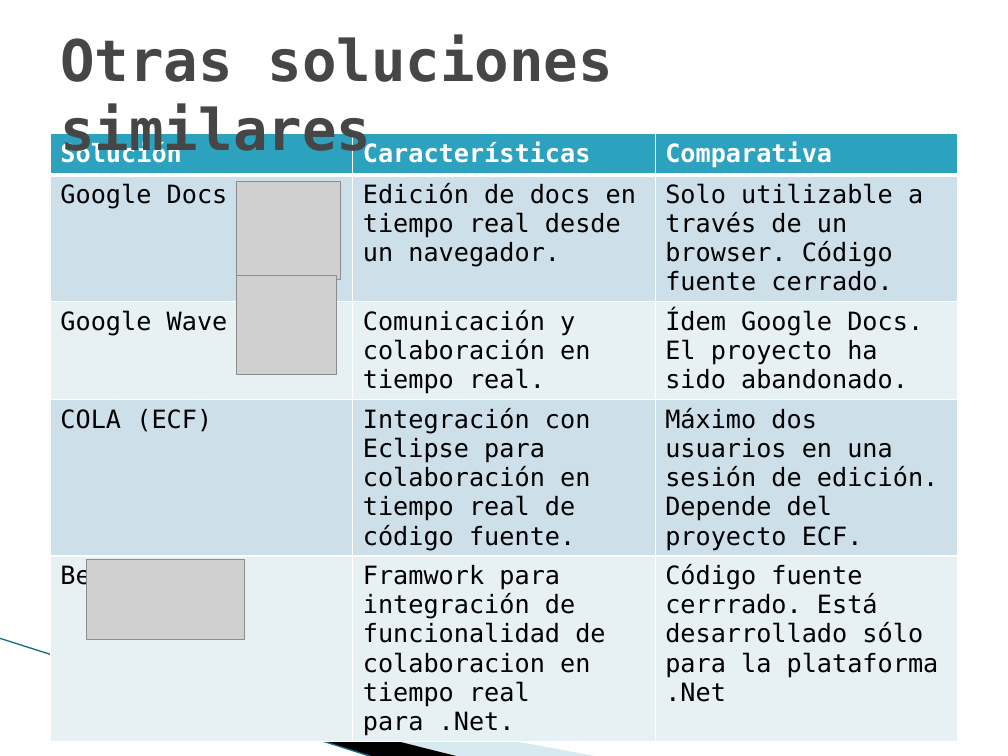
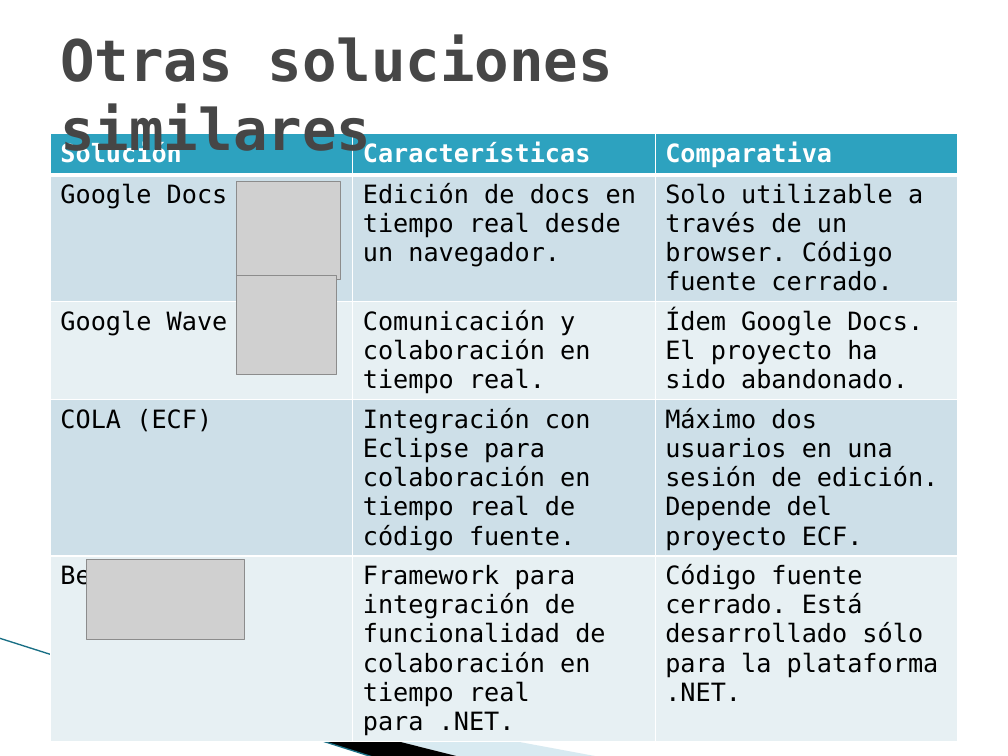
Before and after one commit to maurociancio/parallel-editor, a slide deck: slide 6 of doc/presentacion/presentacion.pptx. Drawn at 1008x756 pixels with LibreOffice and Linux fonts; fonts in the diff are those of the drawing; grey boxes stand for pictures; background and template pictures are left out. Boxes give left, top, right and bottom in pixels: in the first picture for what was removed or moved away, otherwise in the second. Text is boxed around its words. In the diff, an @@ line names an element or a change of style, - is before the commit and + after.

```diff
--- a/doc/presentacion/presentacion.pptx
+++ b/doc/presentacion/presentacion.pptx
@@ table at bbox=[50, 134, 958, 740] @@
-row 5, column 2: Framwork para integración de funcionalidad de colaboracion en tiempo real para .Net.
+row 5, column 2: Framework para integración de funcionalidad de colaboración en tiempo real para .NET.
-row 5, column 3: Código fuente cerrrado. Está desarrollado sólo para la plataforma .Net
+row 5, column 3: Código fuente cerrado. Está desarrollado sólo para la plataforma .NET.
```
Also in this commit, not shown: 1 other slide changed.
